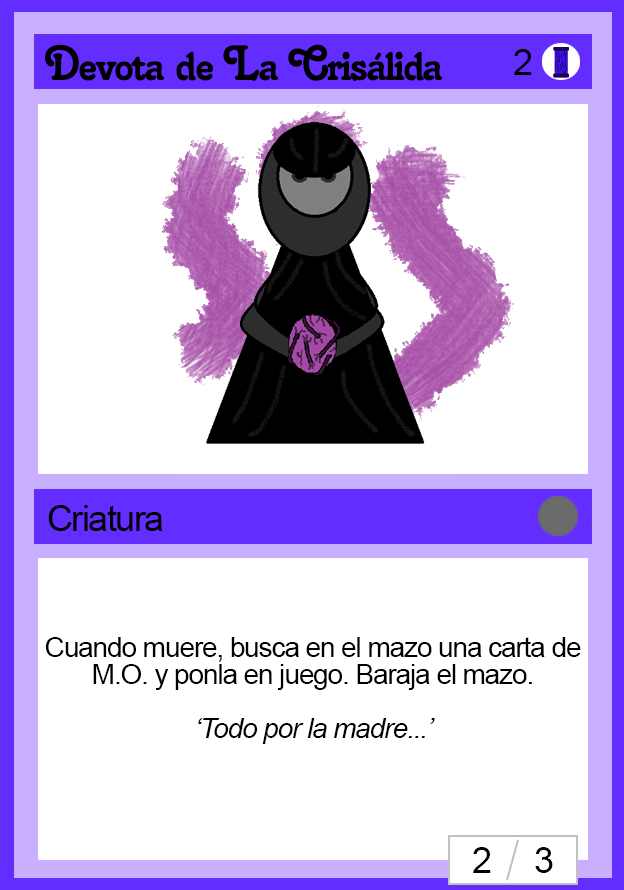
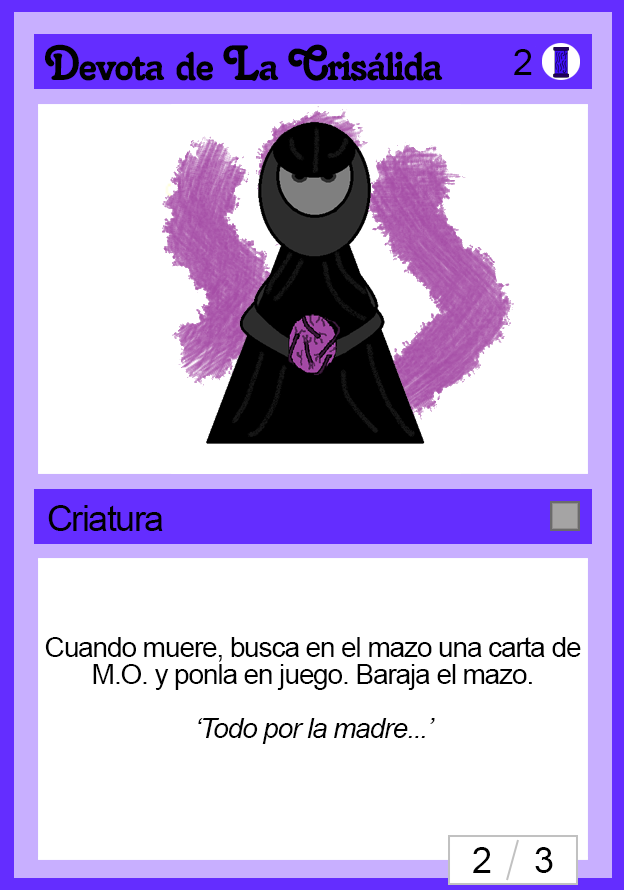
The second 624 x 890 image is a revision of the first. Changes to its layers:
moved "Rareza" above "2", painted on it over (x1=538, y1=496, x2=580, y2=536)
